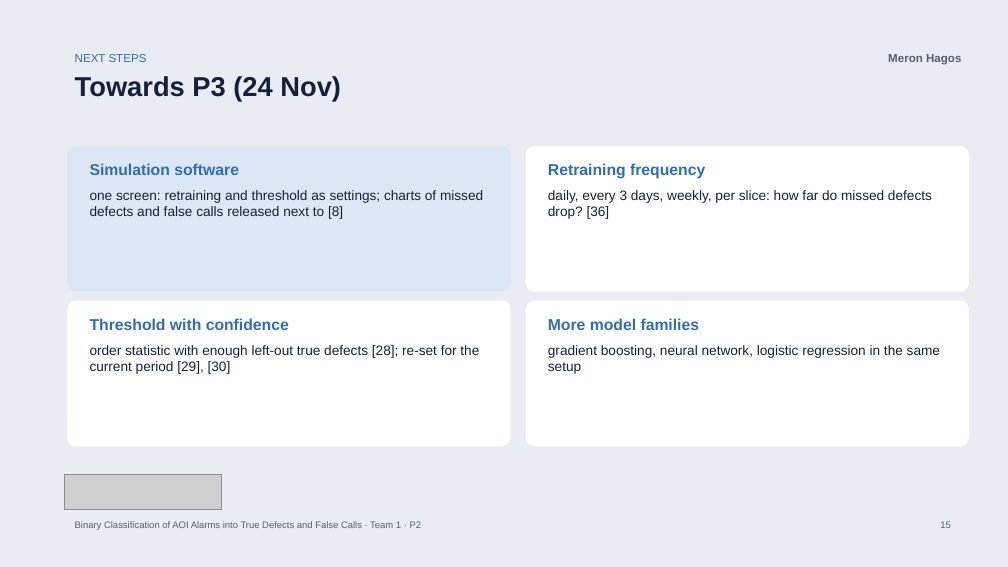
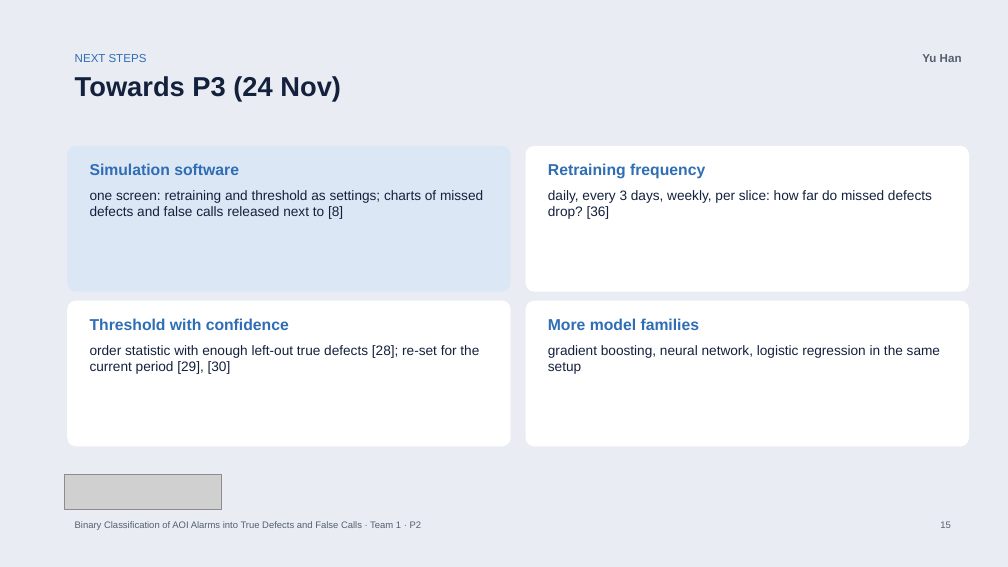
Before and after one commit to bodhi584/aoi-false-call-classification, a slide deck: slide 15 of docs/slides_p2.pptx. Drawn at 1008x567 pixels with LibreOffice and Linux fonts; fonts in the diff are those of the drawing; grey boxes stand for pictures. Boxes give left, top, right and bottom in pixels: in the first picture for what was removed or moved away, otherwise in the second. Text is boxed around its words. In the diff, an @@ line names an element or a change of style, - is before the commit and + after.

```diff
--- a/docs/slides_p2.pptx
+++ b/docs/slides_p2.pptx
@@ text at (922,54,962,62): text changed @@
-Meron Hagos
+Yu Han
```
Also in this commit, not shown: 10 other slides changed, 1 other file.
